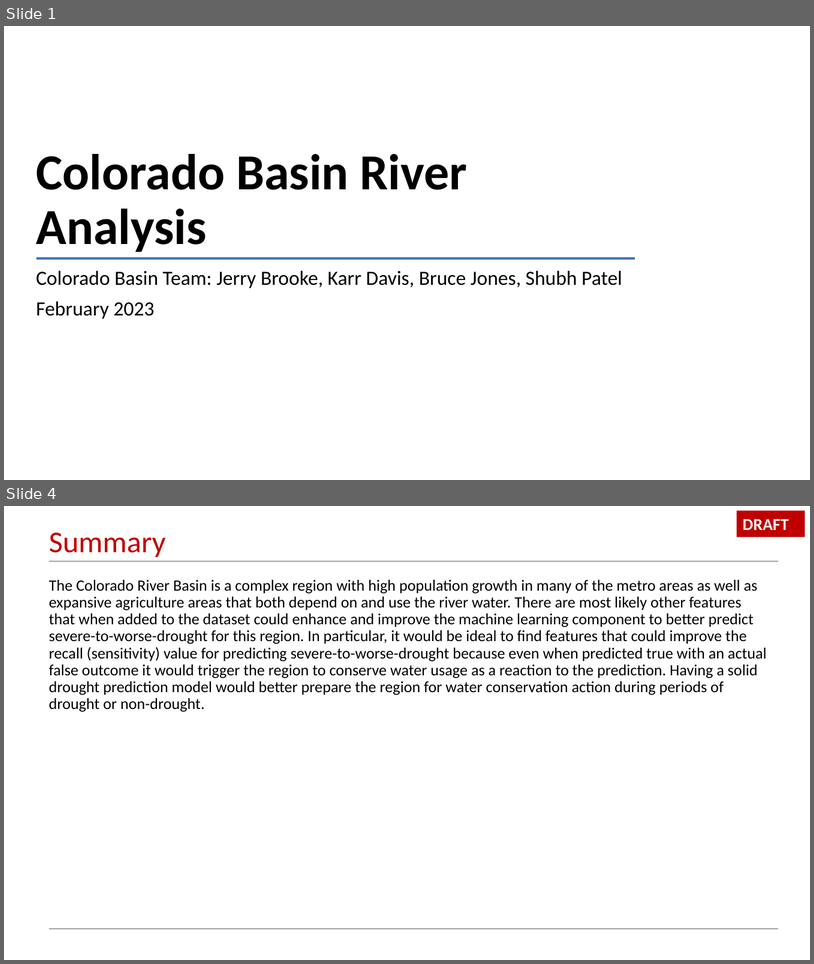
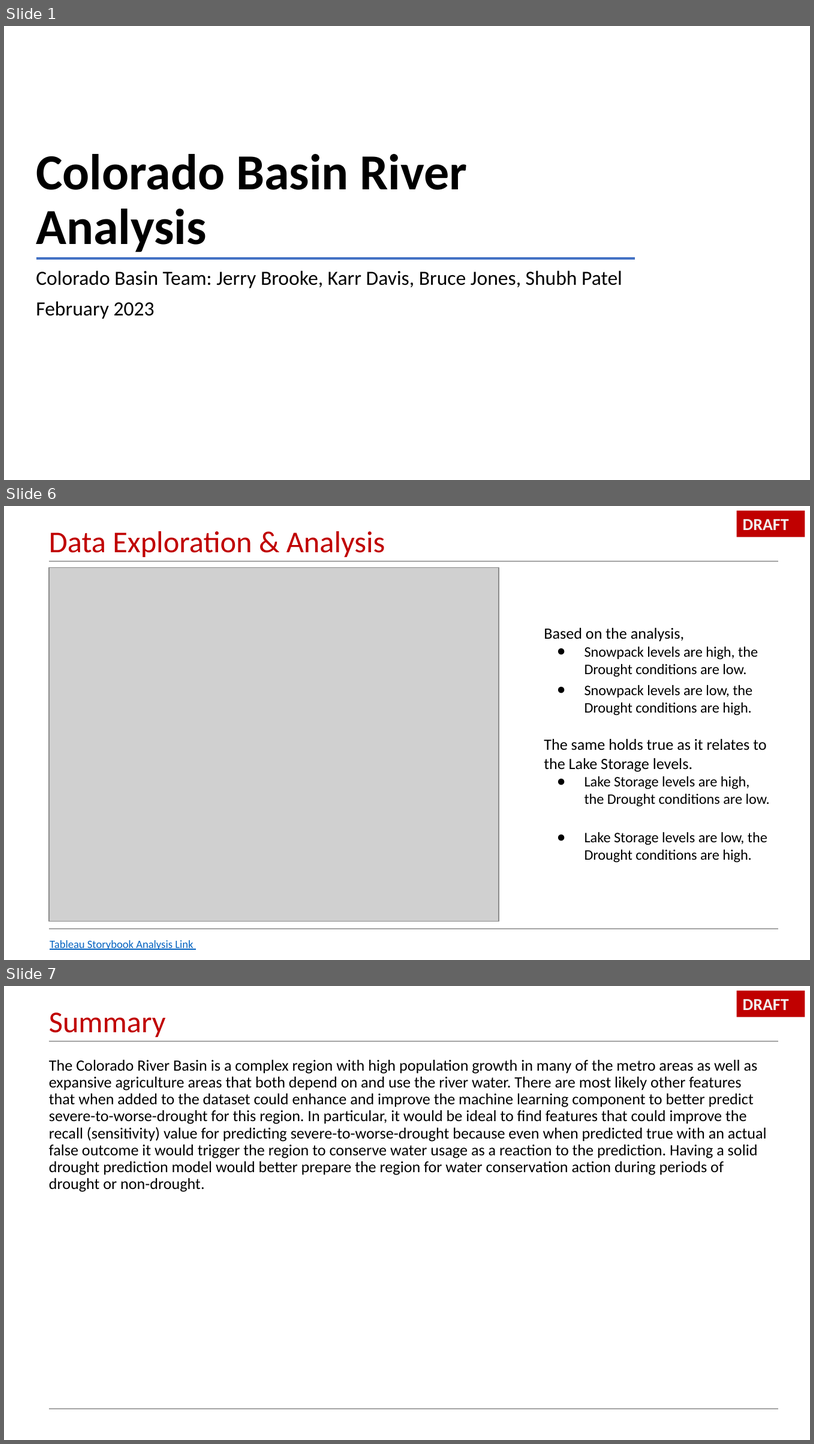
Before and after one commit to Qu3enK/CRBAnalysis_FinalProject, a slide deck: Segment 2/Colorado Basin River Analysis.pptx. Shown one above the other, each under a label of ours: slides 1 and 4 before the commit, slides 1, 6 and 7 after it; the slides between them are not shown. The pictures are 814x964 and 814x1444 pixels, drawn with LibreOffice and Linux fonts; fonts in the diff are those of the drawing; grey boxes stand for pictures; background and template pictures are left out. Boxes give left, top, right and bottom in pixels: in the first picture for what was removed or moved away, otherwise in the second. Text is boxed around its words. In the diff, an @@ line names an element or a change of style, - is before the commit and + after.

```diff
--- a/Segment 2/Colorado Basin River Analysis.pptx
+++ b/Segment 2/Colorado Basin River Analysis.pptx
@@ slide 6 added at [4, 506, 810, 960], background #FFFFFF @@
@@ rectangle added at [737, 511, 806, 537], fill #C00000, 15 pt, text #F2F2F2, bold @@
+DRAFT
@@ title added at [49, 531, 386, 557], 27 pt, text #C00000 @@
+Data Exploration & Analysis
@@ line added from (49, 561) to (779, 561), #A5A5A5 1 pt @@
@@ picture added at [49, 567, 499, 921] @@
@@ text added at [544, 628, 770, 862], 13 pt, text #000000 @@
+Based on the analysis,
+● Snowpack levels are high, the Drought conditions are low.
+● Snowpack levels are low, the Drought conditions are high.
+The same holds true as it relates to the Lake Storage levels.
+● Lake Storage levels are high, the Drought conditions are low.
+● Lake Storage levels are low, the Drought conditions are high.
@@ line added from (49, 928) to (779, 928), #A5A5A5 1 pt @@
@@ text added at [50, 940, 193, 949], 10 pt, text #0563C1, underline @@
+Tableau Storybook Analysis Link
@@ what was slide 4 is now slide 7 @@
```
Also in this commit, not shown: 3 slides changed, 2 other slides added.
